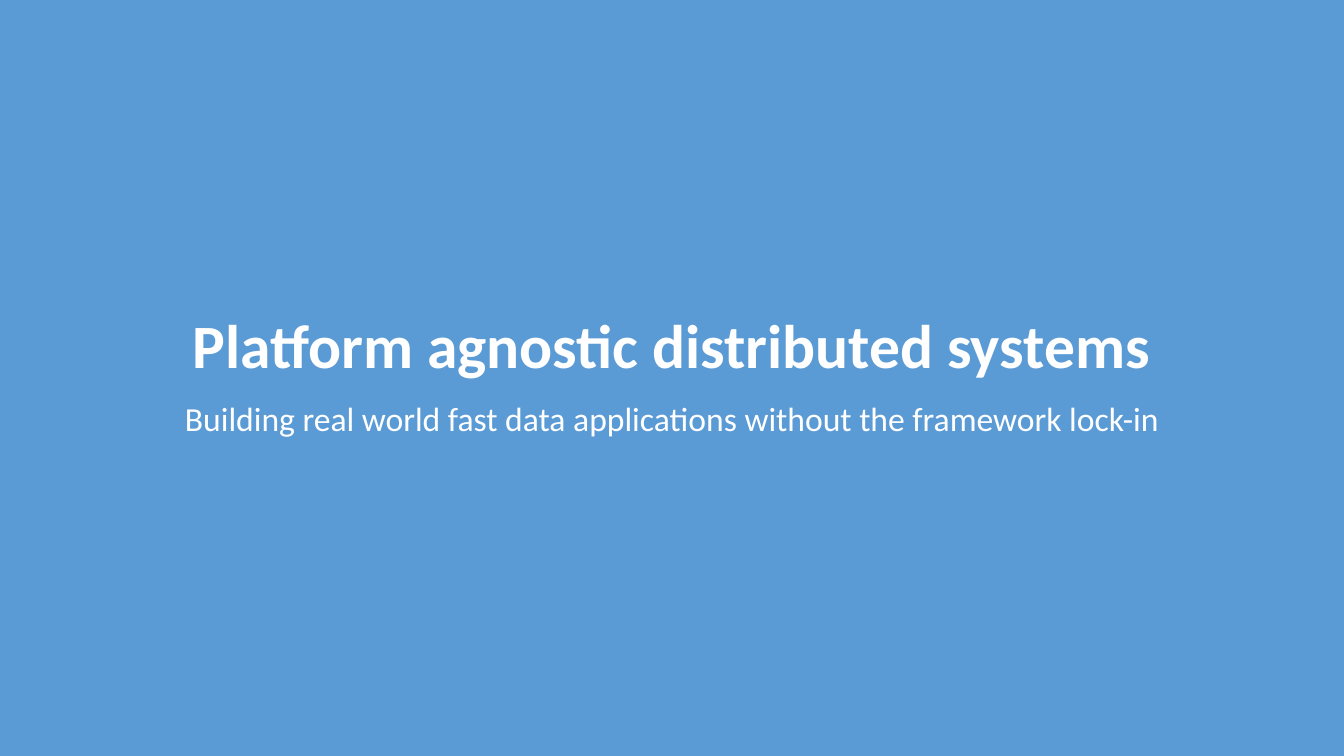
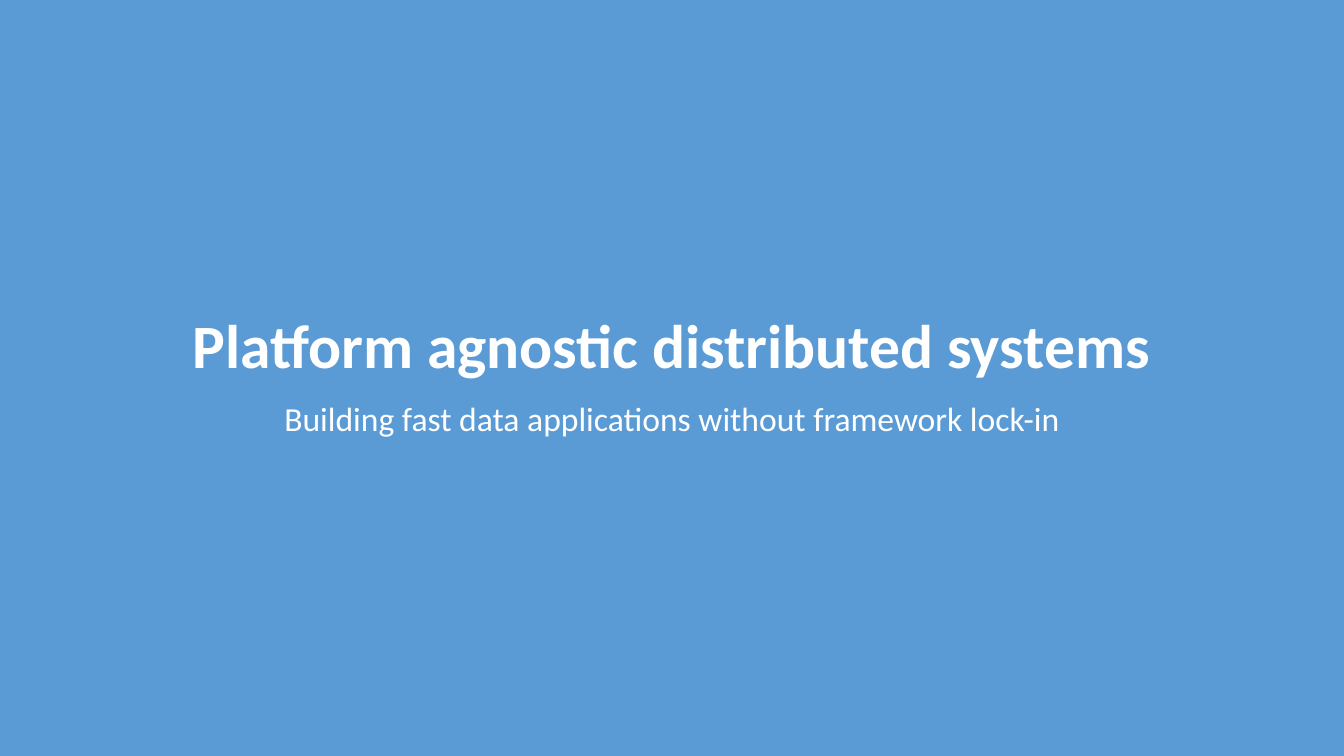
Before and after one commit to rogeralsing/Presentations, a slide deck: slide 1 of ClusterSoftware/cluster.pptx. Drawn at 1344x756 pixels with LibreOffice and Linux fonts; fonts in the diff are those of the drawing. Boxes give left, top, right and bottom in pixels: in the first picture for what was removed or moved away, otherwise in the second. Text is boxed around its words. In the diff, an @@ line names an element or a change of style, - is before the commit and + after.

```diff
--- a/ClusterSoftware/cluster.pptx
+++ b/ClusterSoftware/cluster.pptx
@@ subtitle at [284,407,1059,437]: text changed @@
-Building real world fast data applications without the framework lock-in
+Building fast data applications without framework lock-in
```
Also in this commit, not shown: 3 other slides changed, 2 slides added.
